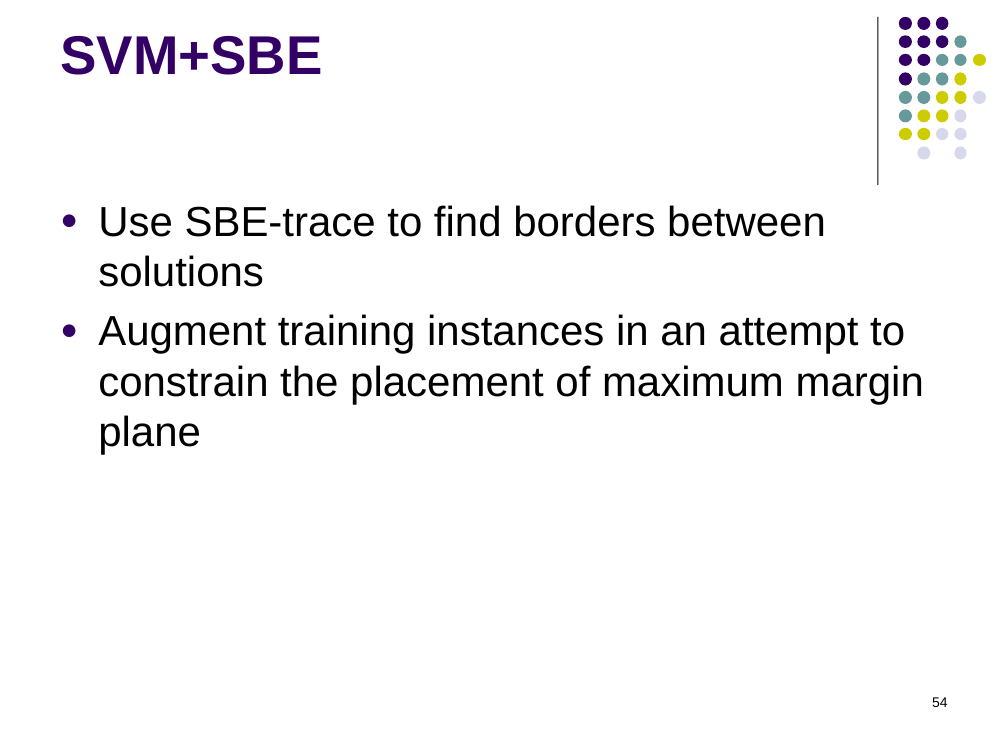
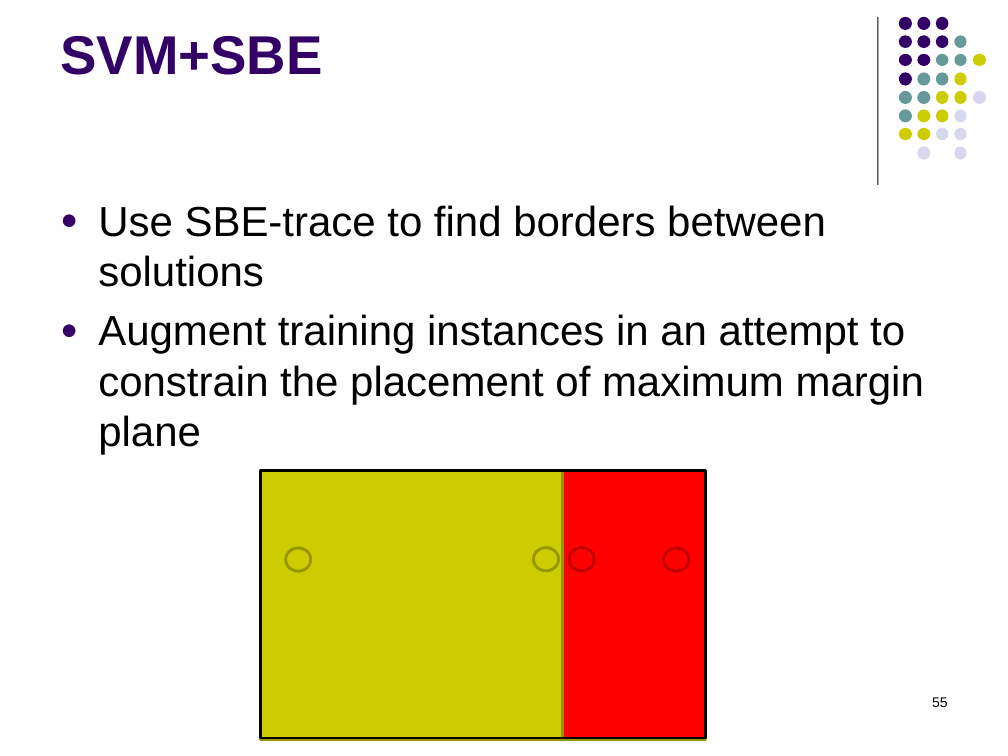
Before and after one commit to RobertHolderIII/dissertation, a slide deck: slide 55 of doc/defense-Dec2015.pptx (slide 54 before the commit). Drawn at 1008x756 pixels with LibreOffice and Linux fonts; fonts in the diff are those of the drawing. Boxes give left, top, right and bottom in pixels: in the first picture for what was removed or moved away, otherwise in the second. Text is boxed around its words. In the diff, an @@ line names an element or a change of style, - is before the commit and + after.

```diff
--- a/doc/defense-Dec2015.pptx
+++ b/doc/defense-Dec2015.pptx
@@ rectangle added at box(260, 471, 562, 740), fill #CCCC00, outline #979700 2 pt @@
@@ rectangle added at box(260, 471, 706, 738), outline #000000 2 pt @@
@@ rectangle added at box(483, 471, 706, 740), fill #FF0000, outline #979700 2 pt @@
@@ ellipse added at box(285, 548, 310, 572), fill #CCCC00, outline #979700 2 pt @@
@@ ellipse added at box(533, 547, 558, 571), fill #CCCC00, outline #979700 2 pt @@
@@ ellipse added at box(570, 547, 595, 571), fill #FF0000, outline #C00000 2 pt @@
@@ ellipse added at box(663, 548, 688, 572), fill #FF0000, outline #C00000 2 pt @@
@@ page number at box(932, 697, 948, 707): text changed @@
-54
+55
```
Also in this commit, not shown: 2 other slides changed, 3 slides added, 1 slide removed.
